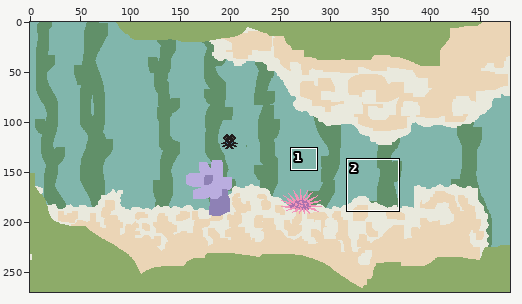
File history of a pixel-art file, godot/assets/gfx/Aseprite/mock.aseprite. The first picture is a wide view before the edit; the outline marks the close-up.
Close-up. Before the edit:
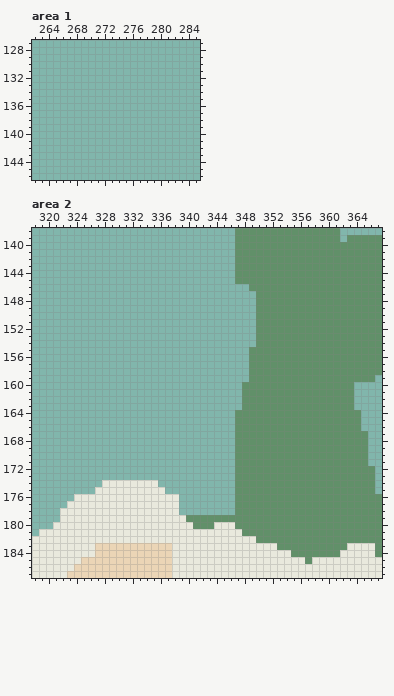
480x270 pixels, 1 frame. Shown: area 1: x 262..285, y 127..146; area 2: x 318..367, y 138..187. The commit also changed other parts of the picture, which this record leaves out.
Now the later version:
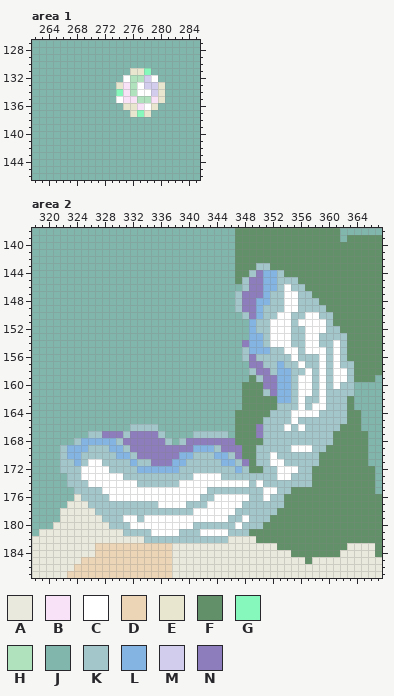
Palette (. is transparent): A #e9e9dd  B #f8e2f8  C #ffffff  D #ebd5b6  E #e9e6d0  F #619069  G #87f8bb  H #afe2bd  J #81b6ac  K #a3c6ca  L #83b4e2  M #d3cded  N #8d7dbc
The exact change:
layer "urchin and clam" added
layer "plant 2" added
Changed rows in their new state; - is an unchanged pixel.
Area 1, layer "plant 2":
first column x 274:
131 --EEG--
132 -CHHMC-
133 EBHCMME
134 GBHCCME
135 CBBHHBE
136 -EEBCE-
137 --EGE--
Area 2, layer "urchin and clam":
first column x 322:
143 ----------------------------KK------------
144 ---------------------------KNLLK----------
145 --------------------------KNNLLKKK--------
146 --------------------------KNNLLKCKK-------
147 -------------------------KNNNLKKCCKK------
148 -------------------------KNNLLKKCCKKK-----
149 -------------------------KNNLKKKCCKKKK----
150 --------------------------KNLKKCCKKCCKK---
151 ---------------------------LKKCCCKCCCCK---
152 ---------------------------LKKCCCKKCCCKK--
153 ---------------------------LLKCCCKKCCKKKK-
154 --------------------------NLLKCCCKKCCKKCK-
155 --------------------------KLLLKKCCKCCCKCK-
156 --------------------------KNKKKKKCKKKCKCK-
157 ---------------------------NNKKLKKCKKCKCKK
158 ---------------------------KNNKLLKKCKCKCCK
159 ----------------------------KNNLLKCCKCKCCK
160 -----------------------------NNLLKCCKCKCKK
161 -----------------------------KNLLKCCKCKKKK
162 -------------------------------LLKCKKCKKK-
163 -------------------------------KKKCKCCKKK-
164 ------------------------------KKKCCCCKKKK-
165 -----------------------------KKKKCKKKKKKK-
166 ----------KKKK--------------NKKKCKCKKKKK--
167 ----KKNNNKNNNNK----KKKKK----NKKKKKKKKKK---
168 --KLLLLLKNNNNNNK-KNNNNNNN----KKKKKKKKKK---
169 KLLLKKKLLKNNNNNNNNNLLLKNNN--KKKKKCCCKK----
170 KLLKKKKKLLKNNNNNNLLKKKLLKN--KKCKKKKKK-----
171 KKLKCCKKKKLKKNNNLLKKKKKLLKN-KKCCKKKKK-----
172 KKKCCCCKKKKLLLLLLKKKKKKKKLK--KKCCCKK------
173 -KKCCCCCCKKKKKKKKKKCCCCKKKKKKKKCCKKK------
174 -KKKCCCCCCCKKKKKKCCCCCCCCCCKCKKKKKKK------
175 --KKKKCCCCCCCCCCCCCCCKKKKKKKKCCKK---------
176 ---KKKKCCCCCCCCCCCCCKKCCCCCKKCKK----------
177 ----KKKKKKKKKKCCCCKKKCCCCCKKKKKK----------
178 -----KKKKKKKKKKKKKKCCCCCCKKKKKK-----------
179 ------KKKCCKCCCCCCCCCCCCKKCKKK------------
180 -------KKKCCCCCCCCCKKKKKKCKKK-------------
181 ---------KKKKCCCCKKKCCCCKKK---------------
182 ------------KKKKKKKKKKKK------------------
Where, in picture pixels (left, top, right, bottom), the same in both close-ups:
changed: (116, 68, 165, 117)
changed: (60, 263, 354, 543)
